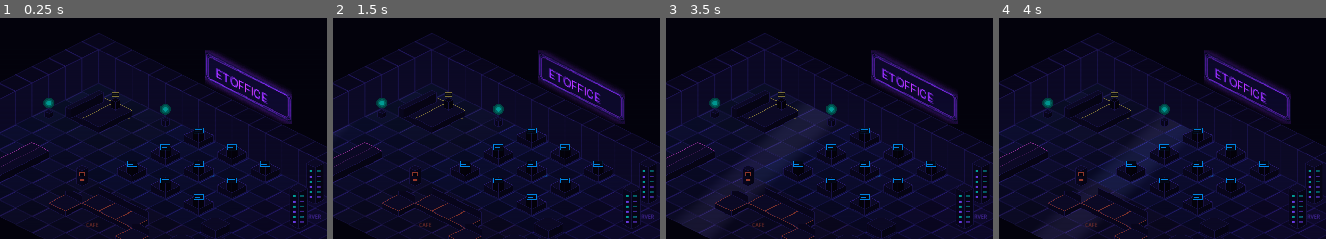
Above: before the commit, frames 1-4 (left to right).
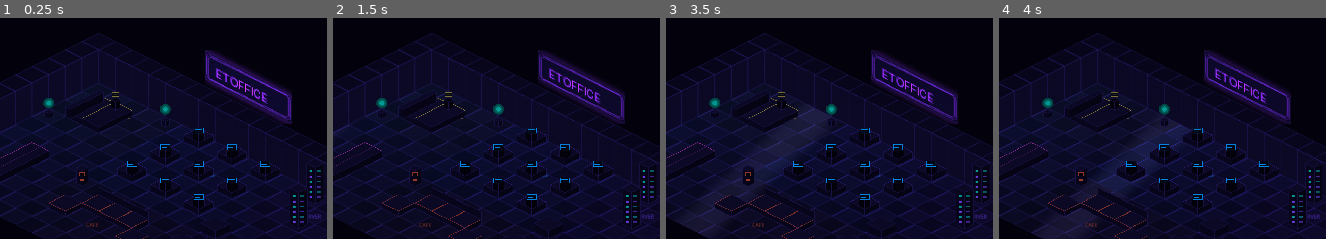
Above: after the commit, the same moments.

Repository: b2cm92ts5k-alt/et-office-desktop
Game: Godot game, scene res://scenes/office_floor.tscn
Two runs of this game, one before a commit and one after it. Both use one fixed random seed, a clock stepped at 60 frames per second and the inputs below.
Inputs:
- Up to frame 1 (0.25 s): no input
- Up to frame 2 (1.5 s): tap Enter at 0.5 s; tap Space at 1.25 s
- Up to frame 3 (3.5 s): no input
- Up to frame 4 (4 s): no input
The pictures show only the part of the screen within x 38-88%, y 15-65%; the shares and areas given below are measured in that part.

The runs differ from the first frame. In frame 1, less than 0.1% of the frame differs, in the area x 19-46%, y 78-97%; in frame 2, less than 0.1%; in frame 3, 0.1%, in the area x 21-46%, y 79-97%; in frame 4, less than 0.1%.

Commit message:
@ M13: CEO feedback รอบ 2 — switch model + proposal tool-loop + CEO routing + chat + จอเดียว
- models.py: POST /models/activate สลับ active local model (1-active-local + team_busy guard + unload + broadcast)
- task_router.py / proposal_service.py: proposal approve → tool-loop จริง (ToolExecutor + permission gate) สร้างไฟล์ได้, คัด CEO ออกจากผู้ลงมือ
- tasks.py: chat endpoint constrained JSON {reply,work} → escalate งานผ่าน permission gate
- agent_manager.gd: CEO pin โต๊ะ (3,2) ไม่ roam/ไม่ถูกส่งนอน + idle-roam ตอนว่าง
- wallpaper.ps1: จอเดียว (เคลียร์ผี WorkerW + re-attach)
- app.js / terminal.*: แจ้งเตือน proposal.completed/failed + UI สลับ model + คุยเล่น/สั่งงาน
- .gitignore: กัน _vdesktop.png (debug)

Co-Authored-By: Claude Opus 4.8 <noreply@anthropic.com>
@

Diff:
--- a/godot/scripts/agent_manager.gd
+++ b/godot/scripts/agent_manager.gd
@@ -33,6 +33,21 @@
 const BUNK_CAP := 2
 const NO_SPOT := Vector2i(-1, -1)  # sentinel: zone เต็ม (ไม่มีที่ว่าง)
 
+# CEO ยืนประจำที่โต๊ะตัวเองใน EXEC SUITE เสมอ (3,2) ตรง desk_ceo.png — ไม่ใช่โต๊ะพนักงาน
+# (CEO มิ.ย. 2026 ข้อ 5) — กันออกจาก DESK_SPOTS pool + ไม่ roam + ไม่ถูกส่งนอนกลางคืน
+const CEO_DESK := Vector2i(3, 2)
+
+# Idle-roam (M13-6) — agent ที่ว่างนาน ๆ สุ่มเดินเล่นตาม aisle แล้วกลับโต๊ะ (ดูมีชีวิต ไม่ยืนนิ่ง)
+# cells ช่องทางเดินระหว่างโต๊ะ (โต๊ะอยู่ y=1,3,5 → เดินเล่น y=2,4,6) — nav เดินผ่านได้ ไม่ชนผนัง
+const ROAM_CHECK_SEC := 6.0
+const ROAM_CHANCE := 0.35
+const ROAM_SPOTS: Array[Vector2i] = [
+	Vector2i(8, 2), Vector2i(10, 2), Vector2i(12, 2),
+	Vector2i(8, 4), Vector2i(10, 4), Vector2i(12, 4),
+	Vector2i(6, 6), Vector2i(8, 6), Vector2i(10, 6),
+	Vector2i(3, 4), Vector2i(5, 6),
+]
+
 # map ชื่อ role (จาก daemon registry) → sprite key (ชื่อไฟล์ char_<key>.png)
 const ROLE_SPRITES := {
 	"producer": "producer", "project manager": "producer",
@@ -50,6 +65,7 @@
 var _bed_of: Dictionary = {}      # agent_id -> {"cell": Vector2i, "bunk": int}
 var _bed_occ: Dictionary = {}     # "x,y" -> Array[String] ขนาด BUNK_CAP (index=bunk, ""=ว่าง)
 var _auto_slept: Dictionary = {}  # agent_id -> true เมื่อหลับโดย night logic (ไม่ใช่ daemon)
+var _ceo_ids: Dictionary = {}     # agent_id -> true สำหรับ CEO (ยืนประจำ 3,2 ไม่ roam/ไม่นอน)
 var _nav: OfficeNav
 var _http: HTTPRequest
 var _fx: FxFactory               # M3-8 — เล่น pixel FX ตาม event
@@ -80,6 +96,13 @@
 	add_child(night_timer)
 	night_timer.start()
 
+	# M13-6 — idle-roam: agent ว่างเดินเล่นในห้องเป็นระยะ
+	var roam_timer := Timer.new()
+	roam_timer.wait_time = ROAM_CHECK_SEC
+	roam_timer.timeout.connect(_roam_tick)
+	add_child(roam_timer)
+	roam_timer.start()
+
 
 func _fetch_agents() -> void:
 	_http.request(DAEMON_HTTP + "/agents")
@@ -114,12 +137,16 @@
 	var id := str(cfg.get("id", ""))
 	if id.is_empty() or _agents.has(id):
 		return
+	var is_ceo: bool = bool(cfg.get("is_ceo", false))
+	if is_ceo:
+		_ceo_ids[id] = true
 	var sprite := AgentSprite.new()
 	sprite.setup(id, str(cfg.get("name", "agent")),
 		_sprite_key_for(str(cfg.get("role", "")) + " " + str(cfg.get("name", ""))),
 		Color(str(cfg.get("color", "#00e5ff"))),
 		str(cfg.get("sprite", "")))  # custom spritesheet (M6-2 v2)
-	var desk := _claim_desk(id, index)
+	# CEO ยืนโต๊ะตัวเองที่ (3,2) เสมอ ไม่กิน DESK_SPOTS ของพนักงาน (ข้อ 5)
+	var desk := CEO_DESK if is_ceo else _claim_desk(id, index)
 	_desk_of[id] = desk
 	sprite.place_at(desk)
 	# จอ hologram ประจำโต๊ะ (M3-7) — position = cell เดียวกับ desk/agent (y-sort คีย์เท่ากัน)
@@ -163,6 +190,8 @@
 			_flash_screen(str(data.get("agent_id", "")), "error")
 		"social.chat":
 			_say(data, str(data.get("text", "")))
+		"agent.chat":
+			_say(data, str(data.get("text", "")))  # M13-7 — คุยเล่นกับผู้ใช้ โชว์ bubble
 		"proposal.created":
 			var by: Array = data.get("proposed_by", [])
 			if not by.is_empty():
@@ -177,6 +206,7 @@
 				_release_desk(id)
 				_desk_of.erase(id)
 				_auto_slept.erase(id)
+				_ceo_ids.erase(id)
 				_agents[id].queue_free()
 				_agents.erase(id)
 				if _screens.has(id):
@@ -268,6 +298,29 @@
 		_walk_to(sprite, spot)
 
 
+# --- Idle-roam (M13-6) — agent ว่างเดินเล่นในห้องให้ดูมีชีวิต -------------
+
+func _roam_tick() -> void:
+	# เฉพาะ agent ที่ idle จริง (ไม่ใช่ working/break/sleep), ไม่ใช่ CEO (ยืนประจำ 3,2),
+	# ไม่กำลังเดินอยู่, และกลางวัน (กลางคืนปล่อย night logic จัดการ)
+	if _is_night():
+		return
+	for id: String in _agents:
+		if _ceo_ids.has(id):
+			continue
+		var sprite: AgentSprite = _agents[id]
+		if sprite.status != "idle" or sprite.is_walking():
+			continue
+		if randf() >= ROAM_CHANCE:
+			continue
+		var home: Vector2i = _desk_of.get(id, DESK_SPOTS[0])
+		# อยู่นอกโต๊ะแล้ว → ครึ่งหนึ่งเดินกลับโต๊ะ, ครึ่งหนึ่งเดินเล่นต่อ (ไม่ดริฟต์หายไปไกล)
+		if sprite.grid_pos() != home and randf() < 0.5:
+			_walk_to(sprite, home)
+		else:
+			_walk_to(sprite, ROAM_SPOTS.pick_random())
+
+
 # --- desk (1 โต๊ะ 1 คน — ข้อ 2) ---------------------------------------
 
 func _claim_desk(agent_id: String, index: int) -> Vector2i:
@@ -367,7 +420,8 @@
 	if _is_night():
 		for id: String in ids:
 			var sprite: AgentSprite = _agents[id]
-			if id != night_shift and sprite.status == "idle":
+			# CEO ไม่เข้านอน dorm — ยืนประจำโต๊ะตัวเอง (ข้อ 5)
+			if id != night_shift and not _ceo_ids.has(id) and sprite.status == "idle":
 				_auto_slept[id] = true
 				_apply_status(id, "sleep", false)
 	elif not _auto_slept.is_empty():
Binary file changed: godot/assets/sprites/furniture/sofa_small.png
Not shown, changed: .gitignore
Not shown, changed: daemon/routes/models.py
Not shown, changed: daemon/routes/tasks.py
Not shown, changed: daemon/services/proposal_service.py
Not shown, changed: daemon/services/task_router.py
Not shown, changed: sidebar/host.py
Not shown, changed: sidebar/web/app.js
Not shown, changed: sidebar/web/index.html
Not shown, changed: sidebar/web/style.css
Not shown, changed: sidebar/web/terminal.html
Not shown, changed: sidebar/web/terminal.js
(and 1 more such lines)
